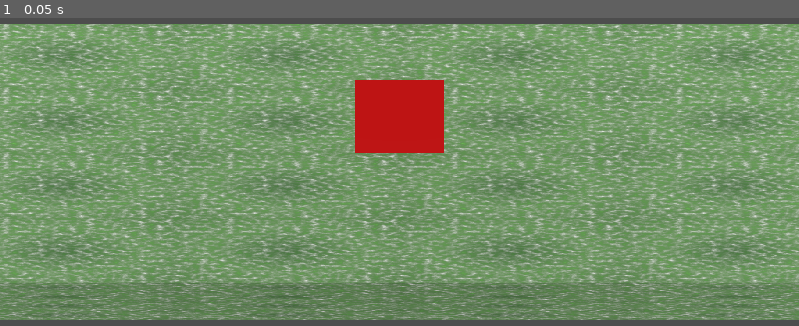
Above: before the commit, frame 1.
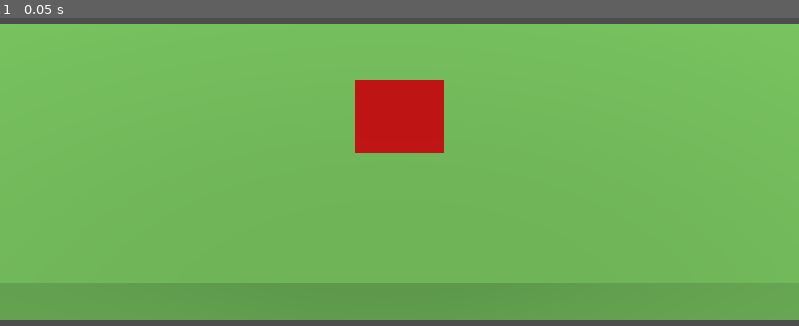
Above: after the commit, the same moment.

Repository: amari-charles/project-summoner
Game: Godot game, scene res://scenes/battlefield/paper_mario_test.tscn
Two runs of this game, one before a commit and one after it. Both use one fixed random seed, a clock stepped at 60 frames per second and the inputs below. This scene is started directly instead of the project's main scene.
Inputs:
- Up to frame 1 (0.05 s): no input

The runs differ from the first frame. In frame 1, 93% of the frame differs, in the area x 0-100%, y 1-99%.

Commit message:
Simplify ground to solid grass green color
Removed complex procedural generation, just using simple solid color:
- albedo_color: (0.45, 0.75, 0.35) - bright vibrant grass green
- Clean and simple starting point
- Can iterate on appearance later

🤖 Generated with [Claude Code](https://claude.com/claude-code)

Co-Authored-By: Claude <noreply@anthropic.com>

Diff:
--- a/scenes/battlefield/paper_mario_test.tscn
+++ b/scenes/battlefield/paper_mario_test.tscn
@@ -6,31 +6,8 @@
 radius = 0.3
 height = 1.0
 
-[sub_resource type="FastNoiseLite" id="FastNoiseLite_1"]
-noise_type = 3
-frequency = 0.05
-
-[sub_resource type="NoiseTexture2D" id="NoiseTexture2D_1"]
-seamless = true
-noise = SubResource("FastNoiseLite_1")
-
-[sub_resource type="Gradient" id="Gradient_1"]
-offsets = PackedFloat32Array(0, 0.5, 1)
-colors = PackedColorArray(0.3, 0.55, 0.25, 1, 0.45, 0.75, 0.35, 1, 0.38, 0.65, 0.3, 1)
-
-[sub_resource type="GradientTexture2D" id="GradientTexture2D_1"]
-gradient = SubResource("Gradient_1")
-fill = 1
-fill_from = Vector2(0.5, 0.5)
-
 [sub_resource type="StandardMaterial3D" id="StandardMaterial3D_1"]
-albedo_texture = SubResource("GradientTexture2D_1")
-detail_enabled = true
-detail_mask = SubResource("NoiseTexture2D_1")
-detail_albedo = SubResource("NoiseTexture2D_1")
-detail_blend_mode = 0
-uv1_scale = Vector3(4, 4, 1)
-texture_filter = 0
+albedo_color = Color(0.45, 0.75, 0.35, 1)
 
 [sub_resource type="ViewportTexture" id="ViewportTexture_1"]
 viewport_path = NodePath("TestCharacter/Sprite3D/SubViewport")
Not shown: 1 places in scenes/battlefield/paper_mario_test.tscn that only renumber resources
